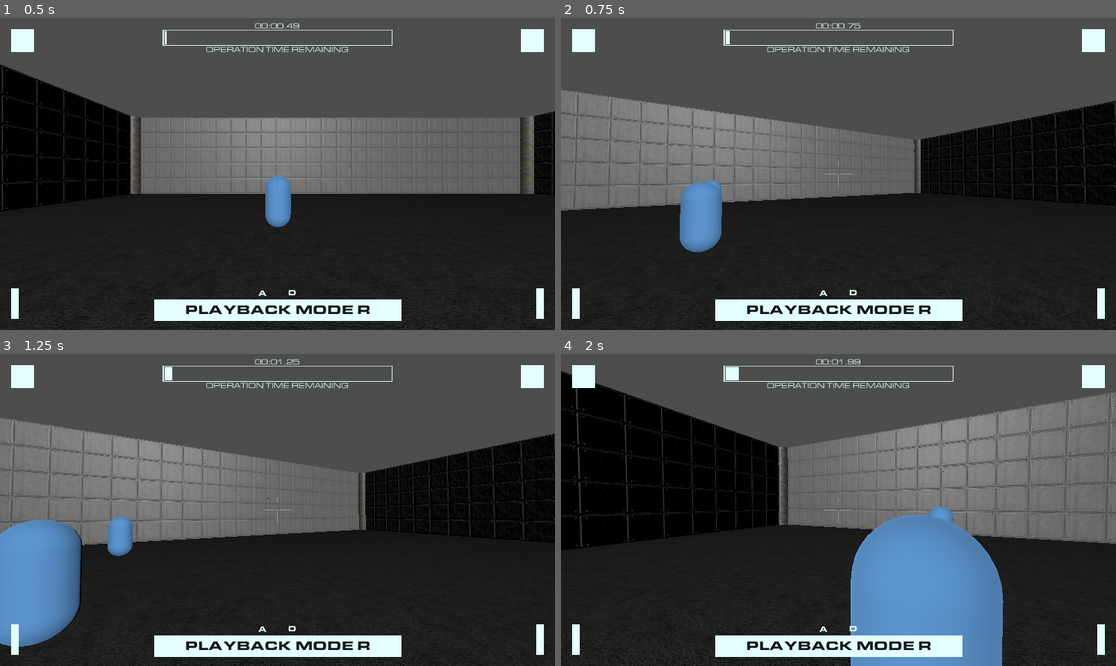
Above: before the commit, frames 1-4 (two rows, left to right).
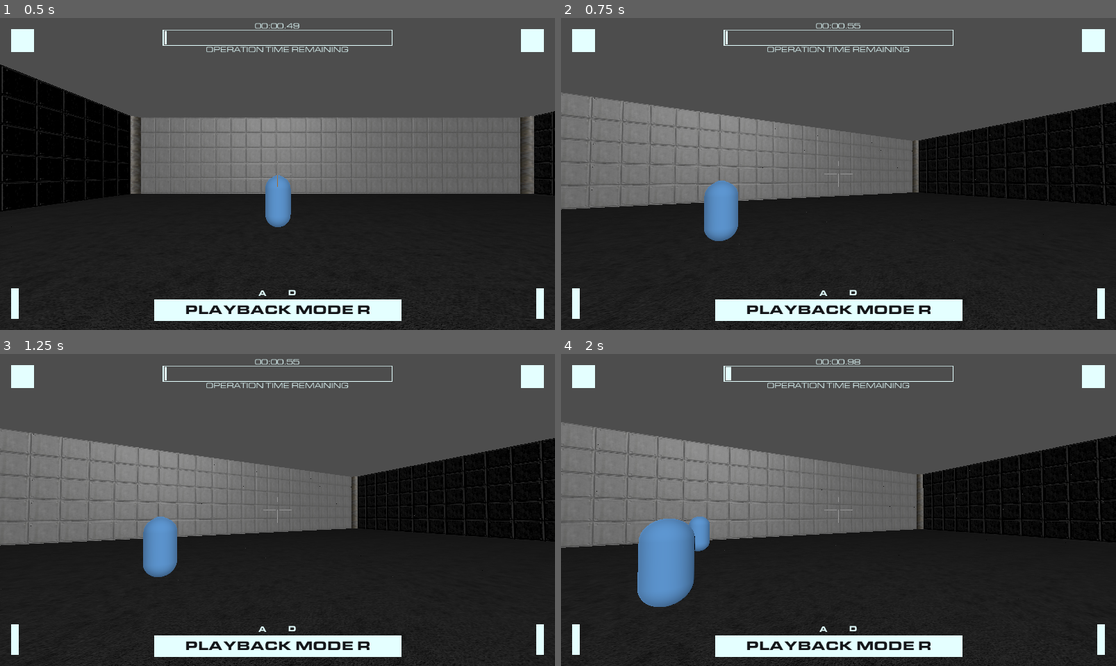
Above: after the commit, the same moments.

Repository: hadder10/Finished_game_2
Game: Godot game, scene res://Scenes/lvls/demo_level.tscn
Same seed, same stepped clock (60 frames per second), same inputs: the game is played once before the commit and once after it.
Inputs (mouse positions are in pixels of both pictures, inside the frame that each line leads up to):
- Up to frame 1 (0.5 s): no input
- Up to frame 2 (0.75 s): tap Enter (ui_accept) at 0.5 s; move the mouse to (866, 174) at 0.52 s; hold W (move_forward) from 0.53 s (still down); hold Space (rewind, bound only before the commit) from 0.53 s (still down)
- Up to frame 3 (1.25 s): keep holding W (move_forward); keep holding Space (rewind, bound only before the commit); tap Enter (ui_accept) at 0.77 s
- Up to frame 4 (2 s): keep holding W (move_forward); move the mouse to (810, 510) at 1.27 s; release Space (rewind, bound only before the commit) at 1.28 s; click (810, 510) at 1.35 s; tap Enter (ui_accept) at 1.52 s; tap Space (rewind, bound only before the commit) at 1.55 s

Frame 1 is identical in both runs. In frame 2, 4.6% of the frame differs, in the area x 0-100%, y 1-100%; in frame 3, 11%; in frame 4, 46%.

Commit message:
i have no mouth but i must commit
commit so smth works dont really know

Diff:
--- a/project.godot
+++ b/project.godot
@@ -47,13 +47,18 @@
 "events": [Object(InputEventMouseButton,"resource_local_to_scene":false,"resource_name":"","device":-1,"window_id":0,"a …(253 unchanged characters)…
 ]
 }
-rewind={
-"deadzone": 0.5,
-"events": [Object(InputEventKey,"resource_local_to_scene":false,"resource_name":"","device":-1,"window_id":0,"alt_pressed":false,"shift_pressed":false,"ctrl_pressed":false,"meta_pressed":false,"pressed":false,"keycode":0,"physical_keycode":32,"key_label":0,"unicode":32,"echo":false,"script":null)
-]
-}
 shoot={
 "deadzone": 0.5,
 "events": [Object(InputEventMouseButton,"resource_local_to_scene":false,"resource_name":"","device":-1,"window_id":0,"a …(253 unchanged characters)…
 ]
 }
+pause={
+"deadzone": 0.5,
+"events": [Object(InputEventKey,"resource_local_to_scene":false,"resource_name":"","device":-1,"window_id":0,"alt_pressed":false,"shift_pressed":false,"ctrl_pressed":false,"meta_pressed":false,"pressed":false,"keycode":0,"physical_keycode":32,"key_label":0,"unicode":32,"echo":false,"script":null)
+]
+}
+rewind={
+"deadzone": 0.5,
+"events": [Object(InputEventKey,"resource_local_to_scene":false,"resource_name":"","device":-1,"window_id":0,"alt_pressed":false,"shift_pressed":false,"ctrl_pressed":false,"meta_pressed":false,"pressed":false,"keycode":0,"physical_keycode":65,"key_label":0,"unicode":97,"echo":false,"script":null)
+]
+}
Not shown: 6 places in Assets/tileset/fuck_me_in_ass_lib.tres that only renumber resources
Not shown: 1 places in Scenes/lvls/demo_level.tscn that only renumber resources
Not shown: 1 places in Scenes/ui/GenericWidget.tscn that only renumber resources
Not shown: 1 places in Scenes/ui/HUD.tscn that only renumber resources
